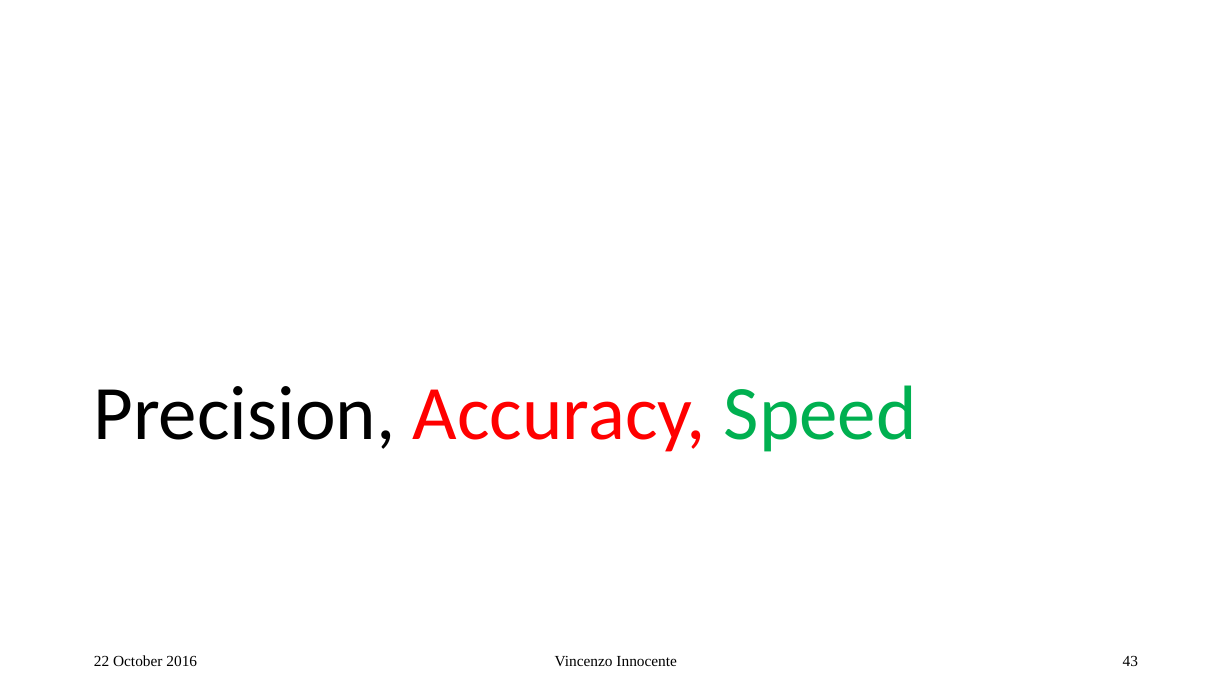
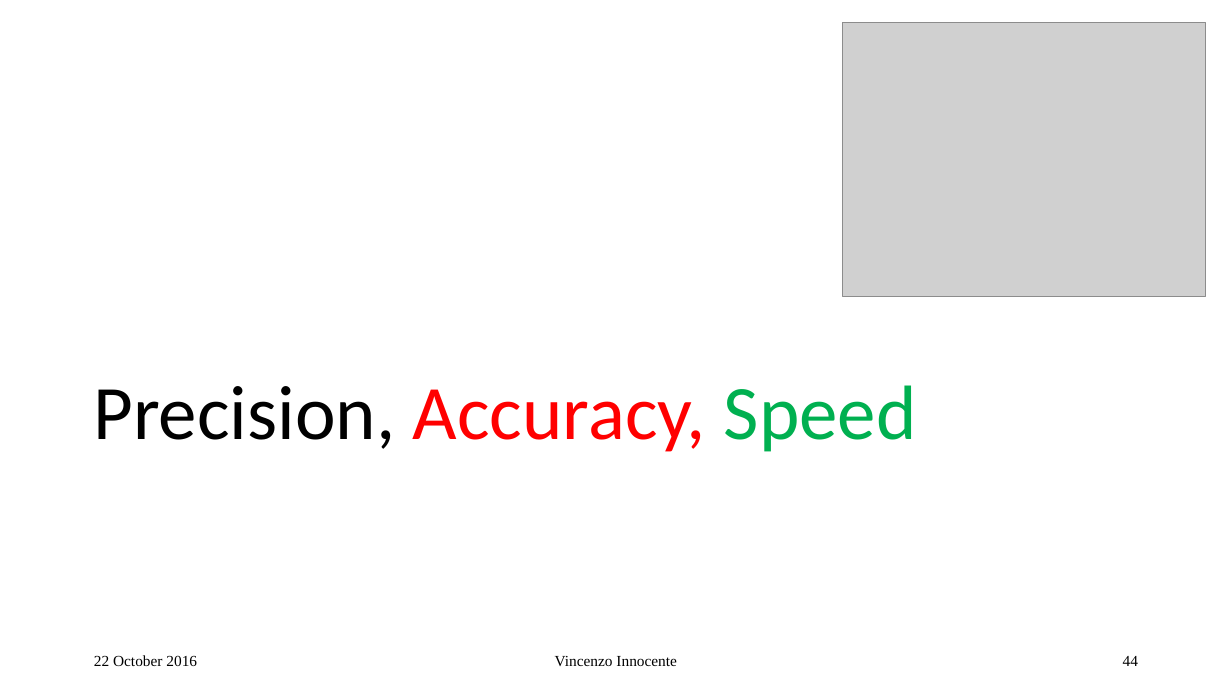
Before and after one commit to VinInn/FPCourse, a slide deck: slide 44 of Slides/FPforScientist.pptx (slide 43 before the commit). Drawn at 1232x693 pixels with LibreOffice and Linux fonts; fonts in the diff are those of the drawing; grey boxes stand for pictures. Boxes give left, top, right and bottom in pixels: in the first picture for what was removed or moved away, otherwise in the second. Text is boxed around its words. In the diff, an @@ line names an element or a change of style, - is before the commit and + after.

```diff
--- a/Slides/FPforScientist.pptx
+++ b/Slides/FPforScientist.pptx
@@ picture added at (843, 22, 1206, 296) @@
@@ page number at (1123, 656, 1138, 666): text changed @@
-43
+44
```
Also in this commit, not shown: 7 other slides changed, 3 slides added.
